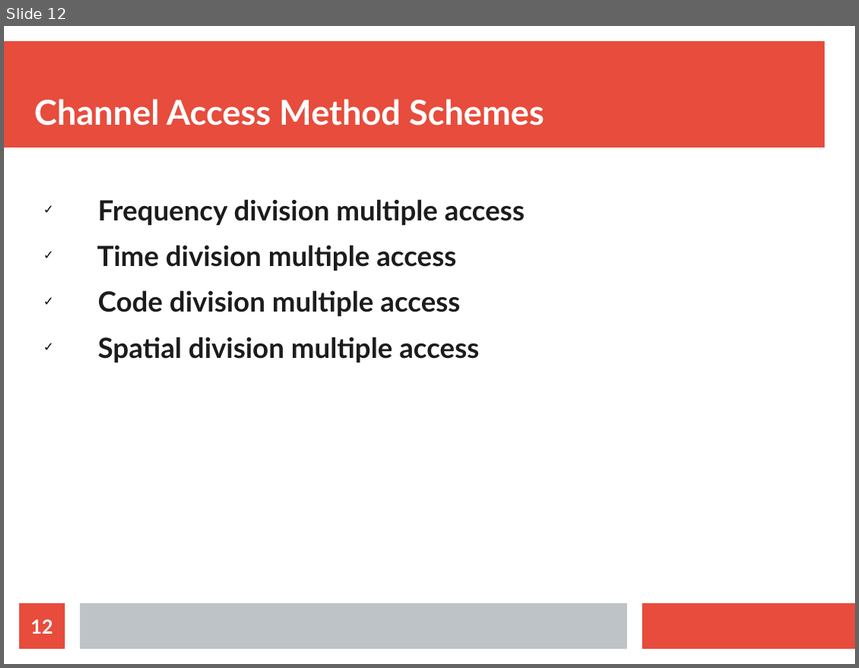
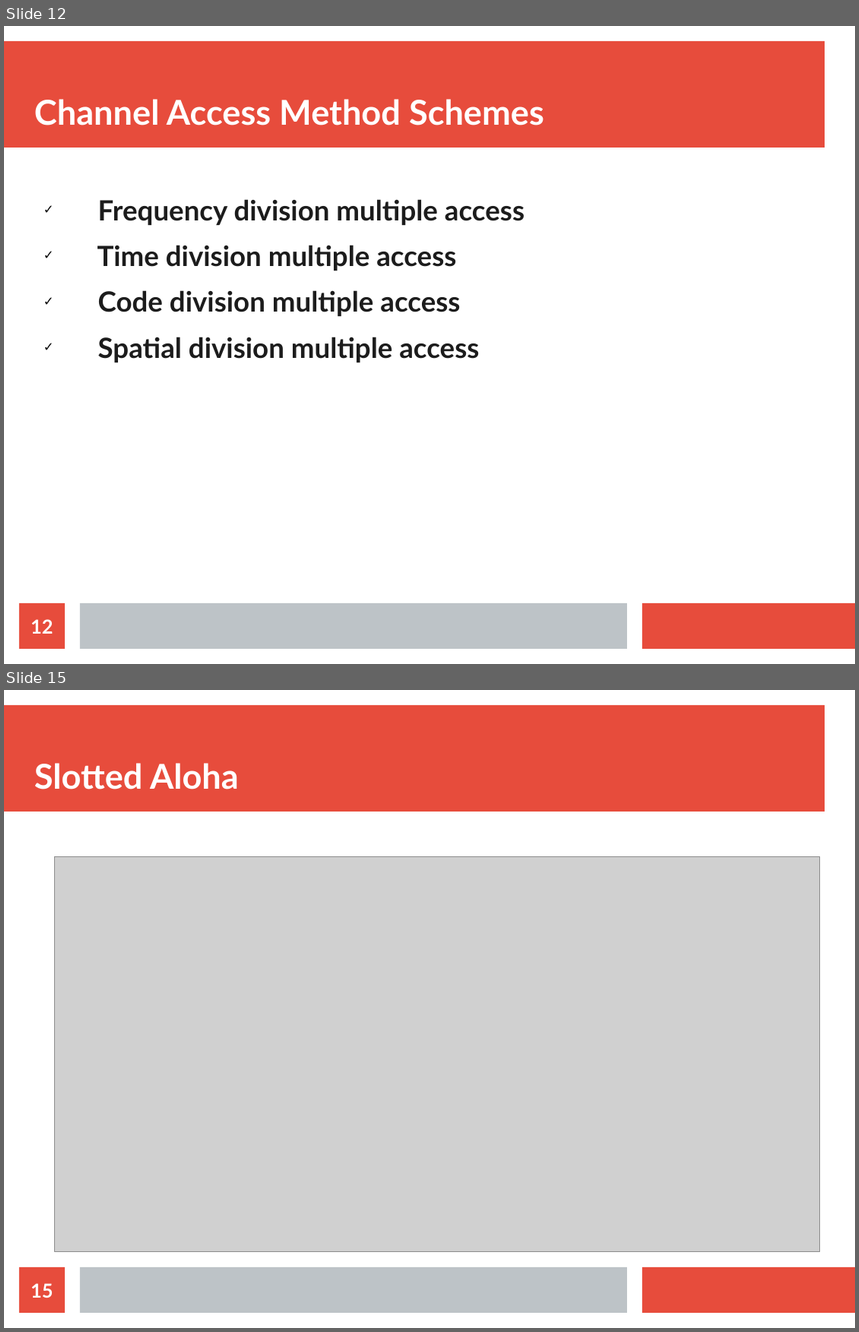
Before and after one commit to sunil11101/CN_Presentation_Section_C, a slide deck: CN PRESENTATION.odp. Shown one above the other, each under a label of ours: slide 12 before the commit, slides 12 and 15 after it; the slides between them are not shown. The pictures are 859x668 and 859x1332 pixels, drawn with LibreOffice and Linux fonts; fonts in the diff are those of the drawing; grey boxes stand for pictures. Boxes give left, top, right and bottom in pixels: in the first picture for what was removed or moved away, otherwise in the second. Text is boxed around its words. In the diff, an @@ line names an element or a change of style, - is before the commit and + after.

Commit message:
added Aloha

```diff
--- a/CN PRESENTATION.odp
+++ b/CN PRESENTATION.odp
@@ slide 15 added at [4,690,855,1328], background #FFFFFF; not listed: 3 template elements that a slide beside it also shows @@
@@ title added at [34,763,239,790], 32 pt, text #FFFFFF, bold @@
+Slotted Aloha
@@ picture added at [55,858,820,1253] @@
@@ page number added at [19,1268,65,1313], fill #E74C3C, 18 pt, text #FFFFFF, bold @@
+15
```
Also in this commit, not shown: 2 other slides added, 1 other file.
